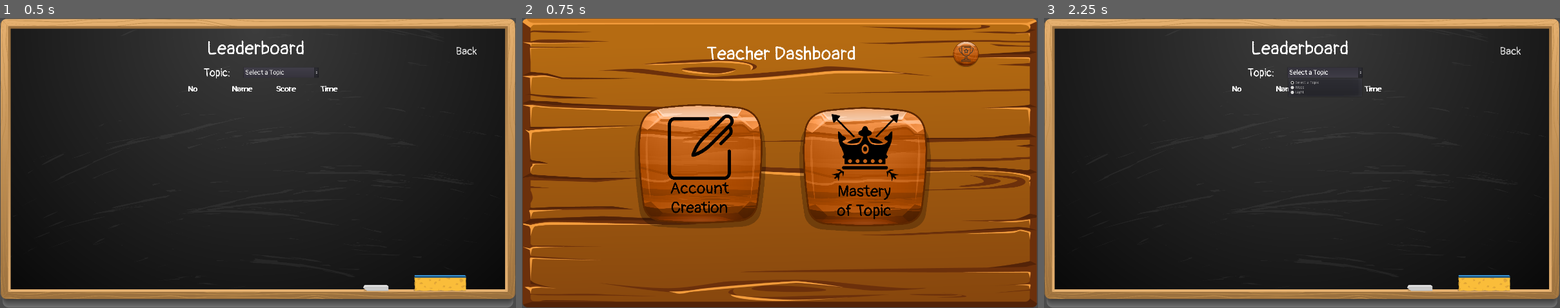
Above: before the commit, frames 1-3 (left to right).
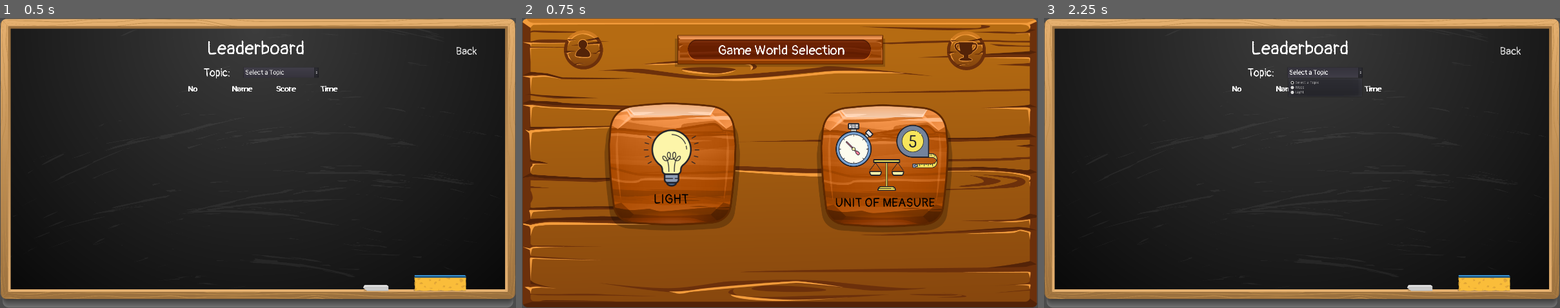
Above: after the commit, the same moments.

Repository: ChunFei96/Godot-PhysicLab
Game: Godot game, scene res://Assets/Common/Leaderboard.tscn
Same seed, same stepped clock (60 frames per second), same inputs: the game is played once before the commit and once after it. This scene is started directly instead of the project's main scene.
Inputs (mouse positions are in pixels of both pictures, inside the frame that each line leads up to; where the layout moved, square brackets give the same spot in the first picture):
- Up to frame 1 (0.5 s): no input
- Up to frame 2 (0.75 s): click "Back" at 0.5 s
- Up to frame 3 (2.25 s): click (1487, 49) [1508, 49] at 1.25 s; click "Select a Topic" at 2 s

Frame 1 is identical in both runs. In frame 2, 20% of the frame differs, in the area x 8-90%, y 4-74%; in frame 3, nothing differs.
Error after the commit: Invalid operands 'String' and 'bool' in operator '+'. (res://Assets/Common/Leaderboard.gd:26)

Commit message:
added logic to differentiate the back button in leaderboard for student and teacher

Diff:
--- a/Assets/Common/Leaderboard.gd
+++ b/Assets/Common/Leaderboard.gd
@@ -15,8 +15,23 @@
 func _ready():
 	dropdown.connect("item_selected",self,"on_item_selected")
 	addTopicOption()
+	toggleBackBtn()
+	pass # Replace with function body.
 
-	pass # Replace with function body.
+func toggleBackBtn():
+	var tBackBtn = get_node("Button")
+	var sBackBtn = get_node("Back_S")
+
+	var role = Global.getRole()
+	print('.... ' + role)
+
+	if role == 'student':
+		tBackBtn.hide()
+		sBackBtn.show()
+	else:
+		tBackBtn.show()
+		sBackBtn.hide()
+	pass
 
 func on_item_selected(id):
 	selectedTopic = topicList[id]
@@ -129,3 +144,7 @@
 
 func _on_Button_pressed() -> void:
 	get_tree().change_scene("res://MainLevels/Teacher/TLanding.tscn")
+
+
+func _on_Back_S_pressed() -> void:
+	get_tree().change_scene("res://MainLevels/GameWorld/topic-selection.tscn")
--- a/Assets/Common/Leaderboard.tscn
+++ b/Assets/Common/Leaderboard.tscn
@@ -108,6 +108,21 @@
 margin_bottom = 293.0
 
 [node name="Button" type="Button" parent="."]
+visible = false
+margin_left = 1655.41
+margin_top = 81.2469
+margin_right = 1817.41
+margin_bottom = 168.247
+custom_styles/hover = SubResource( 5 )
+custom_styles/pressed = SubResource( 6 )
+custom_styles/normal = SubResource( 7 )
+custom_fonts/font = SubResource( 8 )
+text = "Back"
+__meta__ = {
+"_edit_use_anchors_": false
+}
+
+[node name="Back_S" type="Button" parent="."]
 margin_left = 1655.41
 margin_top = 81.2469
 margin_right = 1817.41
@@ -122,3 +137,4 @@
 }
 [connection signal="request_completed" from="HTTPRequest" to="." method="_on_HTTPRequest_request_completed"]
 [connection signal="pressed" from="Button" to="." method="_on_Button_pressed"]
+[connection signal="pressed" from="Back_S" to="." method="_on_Back_S_pressed"]
--- a/Login/LoginScene.gd
+++ b/Login/LoginScene.gd
@@ -104,6 +104,9 @@
 	if isTeacher != true:
 		print('isTeacher: ' + str(isTeacher))
 		Global.setSelectedCharacter(selectedChar)
+		Global.setRole('student')
+	else:
+		Global.setRole('teacher')
 	#Global.init_user()
 
 #func _on_HttpPost_request_completed(result, response_code, headers, body):
--- a/global.gd
+++ b/global.gd
@@ -6,6 +6,7 @@
 var playerID
 var SelectedCharacter
 var points = 0
+var role = false
 
 
 # Called when the node enters the scene tree for the first time.
@@ -42,3 +43,10 @@
 
 func init_user():
 	pass
+
+func getRole():
+	return role
+
+func setRole(r):
+	role = r
+	print('set global role: ' + r)
